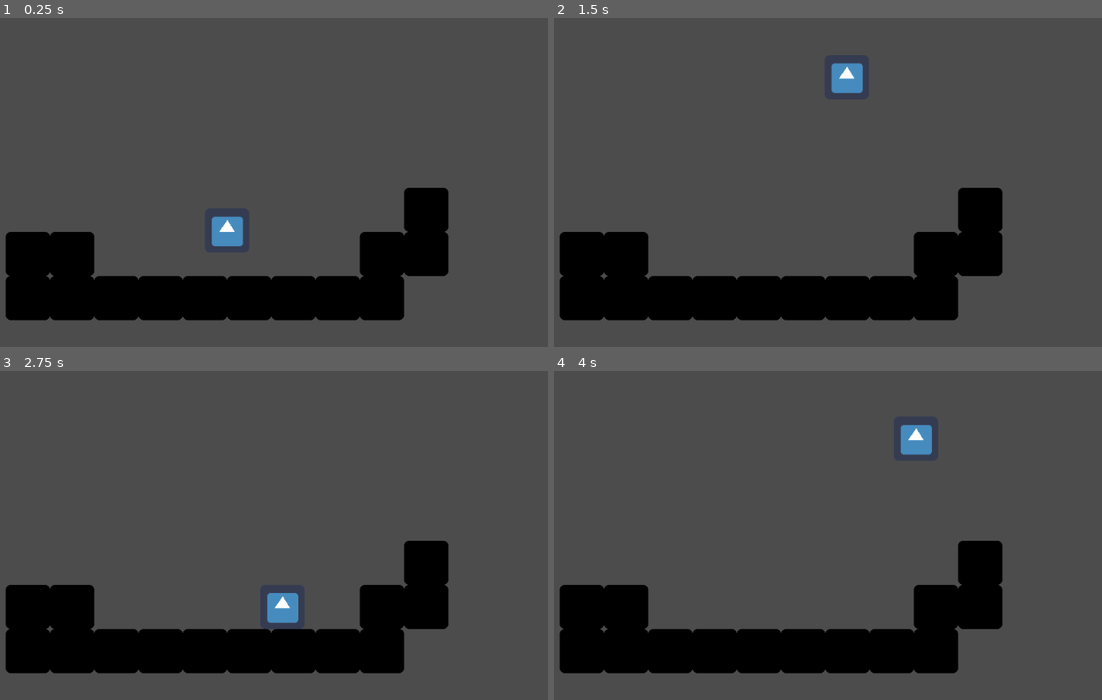
Above: before the commit, frames 1-4 (two rows, left to right).
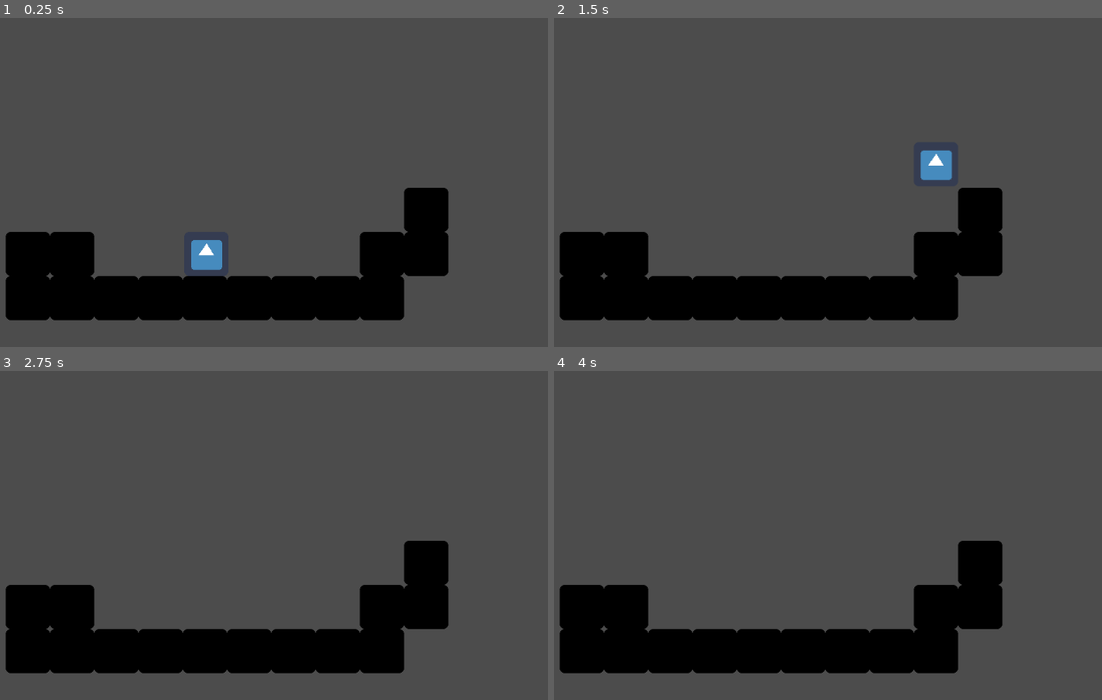
Above: after the commit, the same moments.

Repository: WilssoN93/godot-game
Game: Godot game, scene res://world.tscn
The game is run twice, just before and just after one commit, with the same random seed, the same clock (stepped at 60 frames per second) and the same inputs. The engine's default icon, where the game draws it, is replaced by a stand-in: a white triangle on a blue panel in a dark square.
Inputs:
- Up to frame 1 (0.25 s): no input
- Up to frame 2 (1.5 s): hold Right (ui_right) from 0.53 s (still down); tap Up (ui_up) at 0.6, 0.77, 1.07, 1.35 s
- Up to frame 3 (2.75 s): tap Up (ui_up) at 1.52, 1.82, 2.1 s; release Right (ui_right) at 2.03 s; hold Left (ui_left) from 2.03 s (still down)
- Up to frame 4 (4 s): release Left (ui_left) at 2.78 s; hold Right (ui_right) from 2.78 s (still down); tap Up (ui_up) at 2.85, 3.02, 3.32, 3.6, 3.77 s

The runs differ from the first frame. In frame 1, 1.0% of the frame differs, in the area x 34-45%, y 60-77%; in frame 2, 1.1%, in the area x 50-73%, y 13-50%; in frame 3, 0.5%; in frame 4, 0.5%.

Commit message:
changed some values to player

Diff:
--- a/KinematicBody2D.gd
+++ b/KinematicBody2D.gd
@@ -2,23 +2,24 @@
 
 const UP = Vector2(0,-1)
 var motion = Vector2()
-const SPEED = 200
-const GRAVITY = 10
+const SPEED = 400
+const GRAVITY = 30
+const JUMP = -600
 
 func _physics_process(delta):
 
 	motion.y += GRAVITY
 
 	if Input.is_action_pressed("ui_right"):
-		motion.x =100
+		motion.x =SPEED
 	elif Input.is_action_pressed("ui_left"):
-		motion.x = -100
+		motion.x = -SPEED
 	else:
 		motion.x = 0
 
 	if is_on_floor():
 		if Input.is_action_just_pressed("ui_up"):
-			motion.y = -550
+			motion.y = JUMP
 
 
 	motion = move_and_slide(motion, UP)
--- a/world.tscn
+++ b/world.tscn
@@ -12,7 +12,7 @@
 [node name="world" type="Node"]
 
 [node name="KinematicBody2D" type="KinematicBody2D" parent="."]
-position = Vector2( 519, 288 )
+position = Vector2( 489, 320 )
 script = ExtResource( 1 )
 __meta__ = {
 "_edit_group_": true
@@ -25,6 +25,7 @@
 texture = ExtResource( 2 )
 
 [node name="walls" type="Node" parent="."]
+editor/display_folded = true
 
 [node name="wall" type="StaticBody2D" parent="walls"]
 editor/display_folded = true
